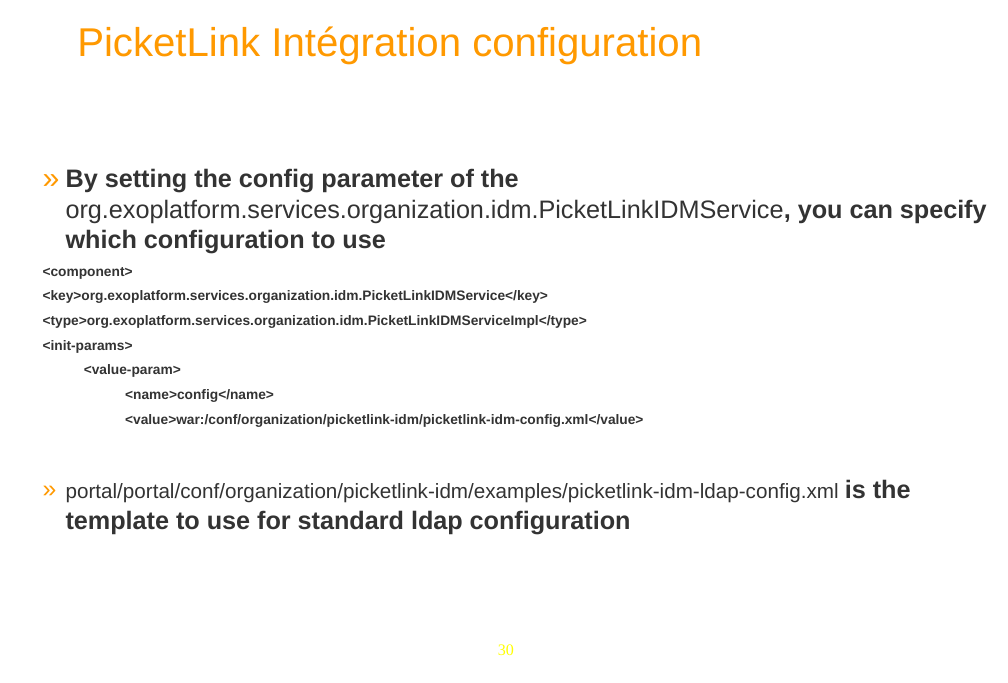
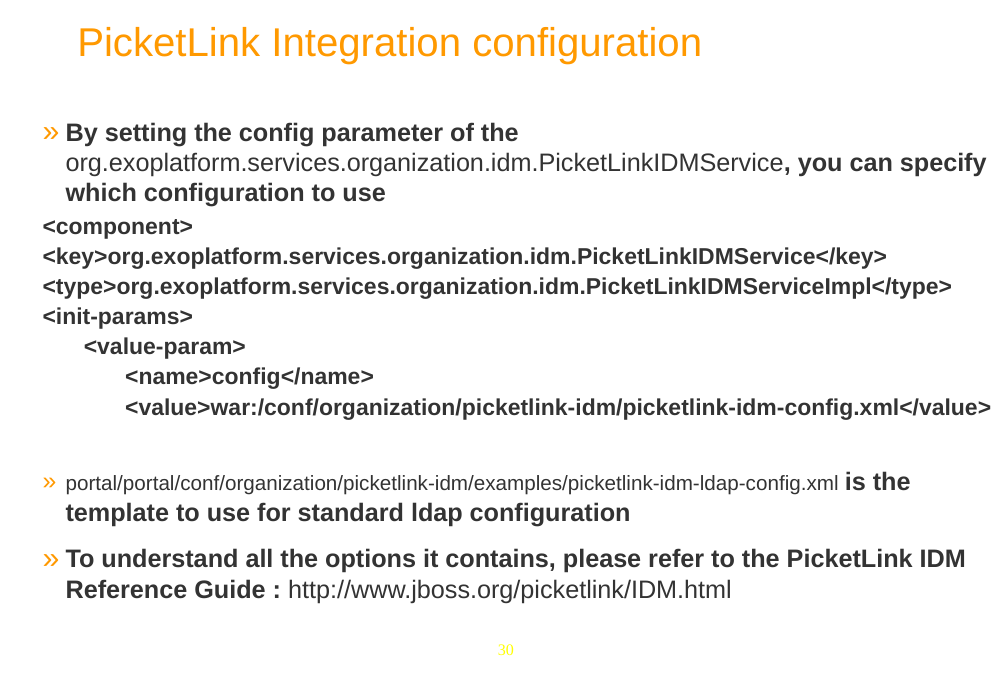
Before and after one commit to anhvurz90/training, a slide deck: slide 30 of exo-sysAdmin/970-LdapConfig-XSys.pptx. Drawn at 1008x683 pixels with LibreOffice and Linux fonts; fonts in the diff are those of the drawing; background and template pictures are left out. Boxes give left, top, right and bottom in pixels: in the first picture for what was removed or moved away, otherwise in the second. Text is boxed around its words. In the diff, an @@ line names an element or a change of style, - is before the commit and + after.

```diff
--- a/exo-sysAdmin/970-LdapConfig-XSys.pptx
+++ b/exo-sysAdmin/970-LdapConfig-XSys.pptx
@@ title at <box>77,27,702,64</box>: text changed @@
-  PicketLink Intégration configuration
+  PicketLink Integration configuration
@@ text at <box>43,219,991,420</box>: size 12 to 20 pt in "<component>", "<key>org.exoplatform.services.organization.idm.PicketLinkIDM ...", "<type>org.exoplatform.services.organization.idm.PicketLinkID ...", "<init-params>" and 3 more places @@
@@ text at <box>66,548,966,603</box>: paragraph added @@
+» To understand all the options it contains, please refer to the PicketLink IDM Reference Guide : http://www.jboss.org/picketlink/IDM.html
```
Also in this commit, not shown: 18 other slides changed, 2 slides removed.
